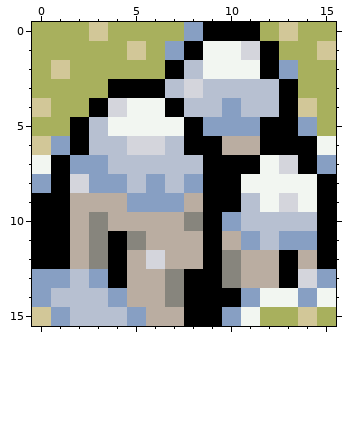
One commit to this pixel-art sprite: sudokuart/icy.png. The picture above was drawn from the file before the commit.
The file is 16x16 pixels.
After the commit:
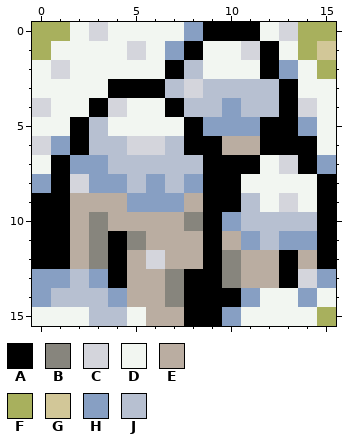
Palette (. is transparent): A #000000  B #87857d  C #d4d5dc  D #f2f6f1  E #baada1  F #a8b05d  G #d2c798  H #879fc3  J #b7c0d1
What changed:
y 0: x 2..7 FGFFFF -> DCDDDD; x 12..13 FG -> DC
y 1: x 1..6 FFFFGF -> DDDDCD; x 13 F -> D
y 2: x 0..6 FGFFFFF -> DCDDDDD; x 14 F -> D
y 3: x 0..3 FFFF -> DDDD; x 14..15 FF -> DD
y 4: x 0..2 GFF -> CDD; x 14..15 GF -> CD
y 5: x 0..1 FF -> DD; x 15 F -> D
y 6: x 0 G -> C
y 15: x 0..2 GHJ -> DDD; x 5 H -> D; x 12..14 FFG -> DDD
Where, in picture pixels (left, top, right, bottom), the same in both pictures:
changed: (32, 22, 184, 155)
changed: (260, 22, 336, 136)
changed: (32, 307, 146, 326)
changed: (260, 307, 317, 326)
